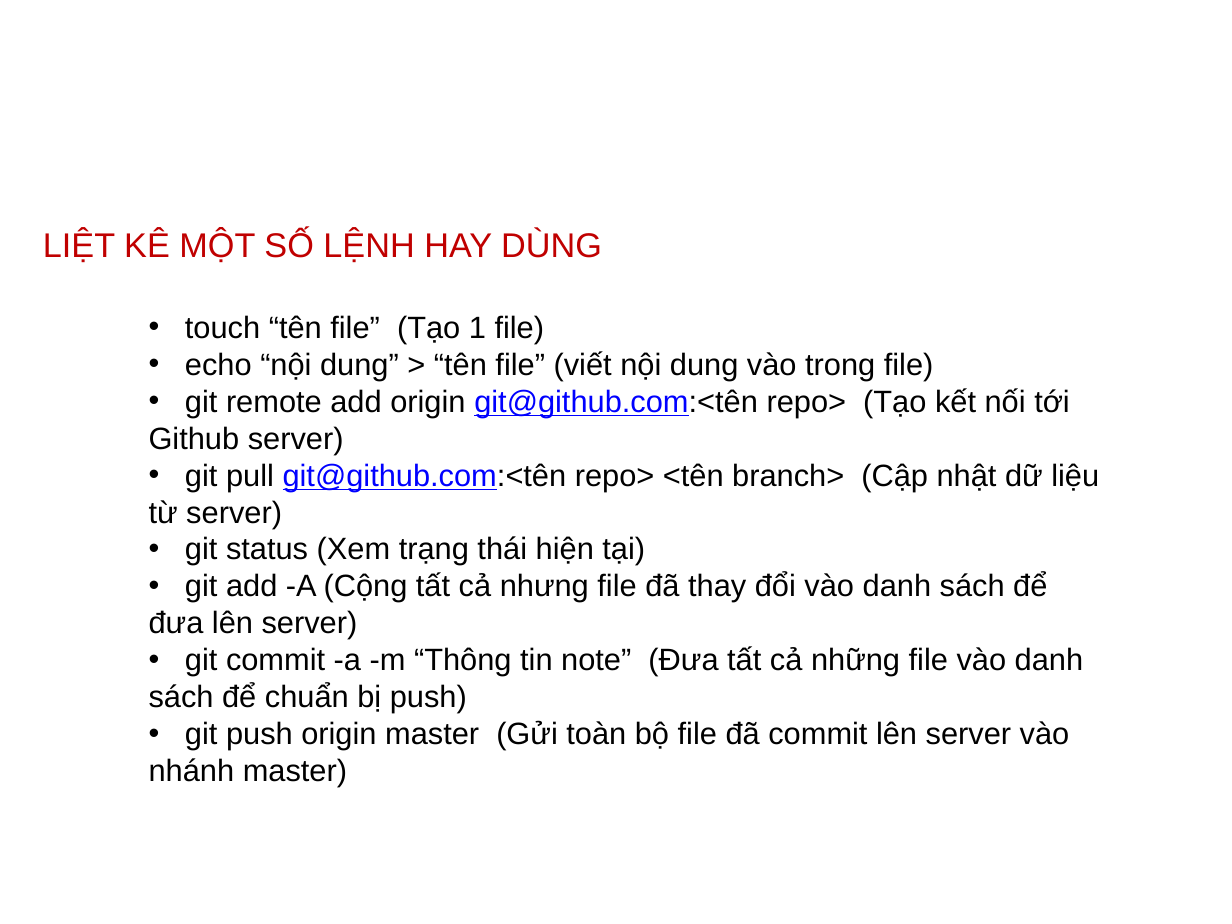
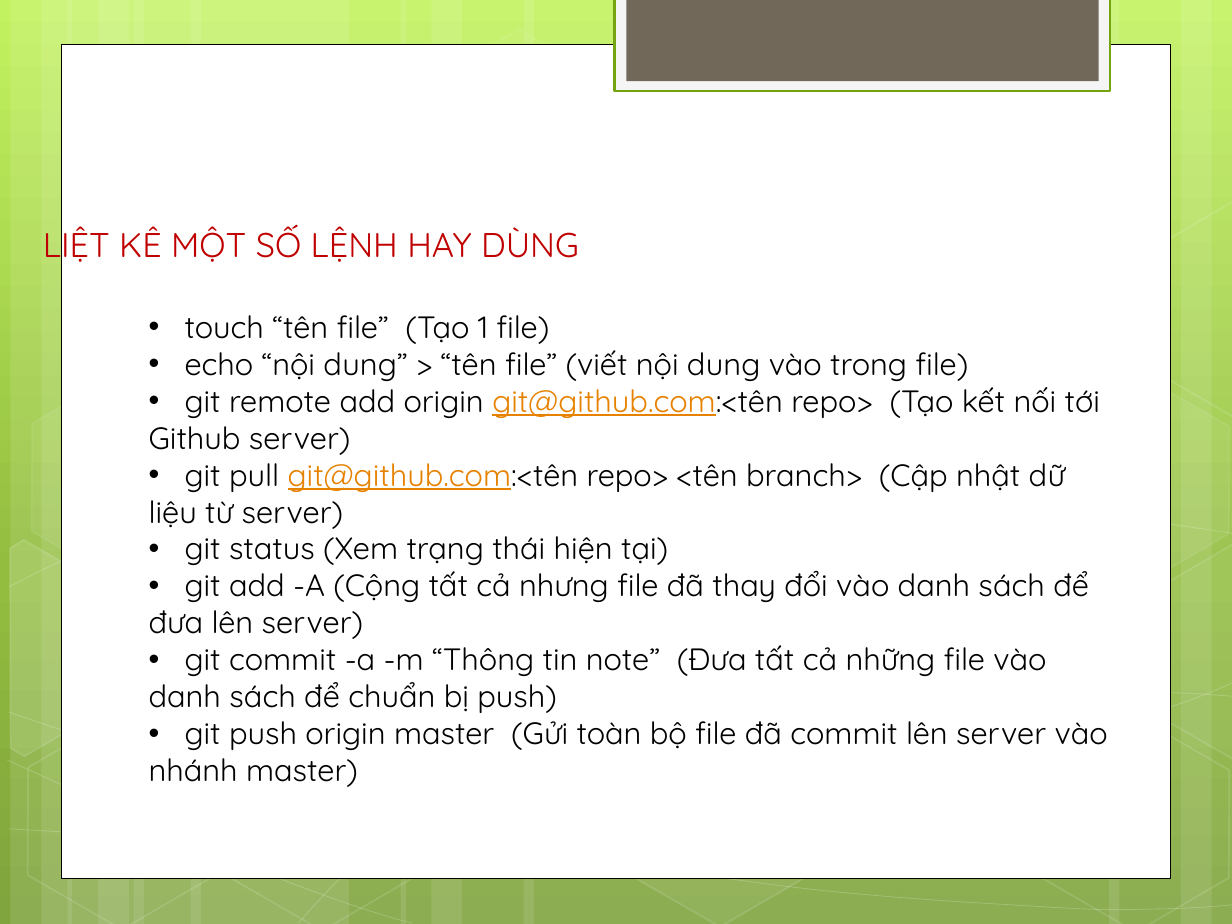
Before and after one commit to vothihoangyen/demott8-6, a slide deck: slide 10 of GIT-AND-GITHUB.pptx. Drawn at 1232x924 pixels with LibreOffice and Linux fonts; fonts in the diff are those of the drawing; background and template pictures are left out. Boxes give left, top, right and bottom in pixels: in the first picture for what was removed or moved away, otherwise in the second. Text is boxed around its words. In the diff, an @@ line names an element or a change of style, - is before the commit and + after.

```diff
--- a/GIT-AND-GITHUB.pptx
+++ b/GIT-AND-GITHUB.pptx
@@ background #FFFFFF to gradient #C3F35F to #93BF3F to #81A53E @@
@@ rectangle added at (615,0,1110,91), fill #F5F5F5, outline #74A510 1.25 pt @@
@@ rectangle added at (626,0,1098,81), fill #71685A @@
@@ rectangle added at (62,44,1170,877), fill #FFFFFF, outline #000000 0.5 pt @@
@@ group added at (0,0,1232,924): 12 rectangles, 8 freeform shapes, 8 hexagons @@
@@ text "LIỆT KÊ MỘT SỐ LỆNH ..." at (43,222,579,267): font Arial to Quicksand @@
@@ text "touch “tên file” (Tạo 1 ..." at (149,315,1108,787): font Arial to Quicksand; text colour #0000FF to #E68200 in "git@github.com:<tên", "git@github.com:<tên" @@
@@ ellipse removed at (1153,848,1196,891) @@
```
Also in this commit, not shown: 10 other slides changed.
